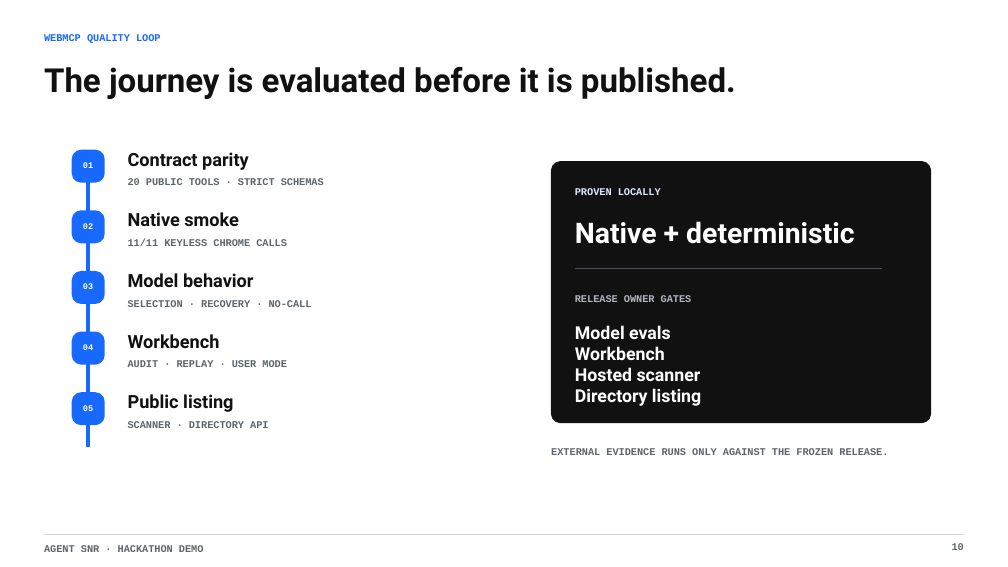
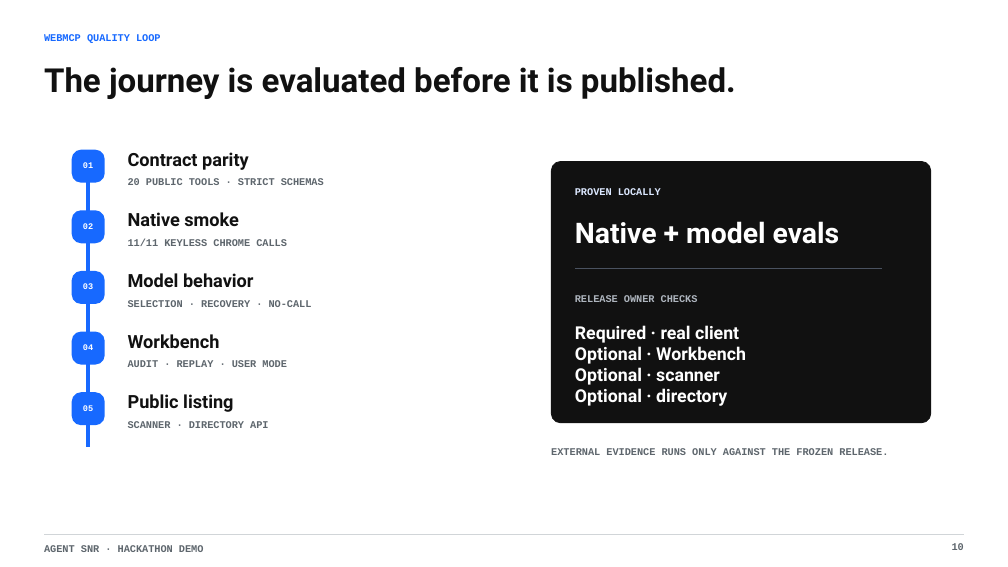
Before and after one commit to jiga/webmcp-agentSNR, a slide deck: slide 10 of submission/agent-snr-hackathon-demo.pptx. Drawn at 1008x567 pixels with LibreOffice and Linux fonts; fonts in the diff are those of the drawing. Boxes give left, top, right and bottom in pixels: in the first picture for what was removed or moved away, otherwise in the second. Text is boxed around its words. In the diff, an @@ line names an element or a change of style, - is before the commit and + after.

```diff
--- a/submission/agent-snr-hackathon-demo.pptx
+++ b/submission/agent-snr-hackathon-demo.pptx
@@ text at (575,221,840,244): text changed @@
-Native + deterministic
+Native + model evals
@@ text at (575,295,698,302): text changed @@
-RELEASE OWNER GATES
+RELEASE OWNER CHECKS
@@ text at (575,325,746,406): text changed @@
-Model evals
-Workbench
-Hosted scanner
-Directory listing
+Required · real client
+Optional · Workbench
+Optional · scanner
+Optional · directory
```
Also in this commit, not shown: 4 other slides changed, 22 other files.
